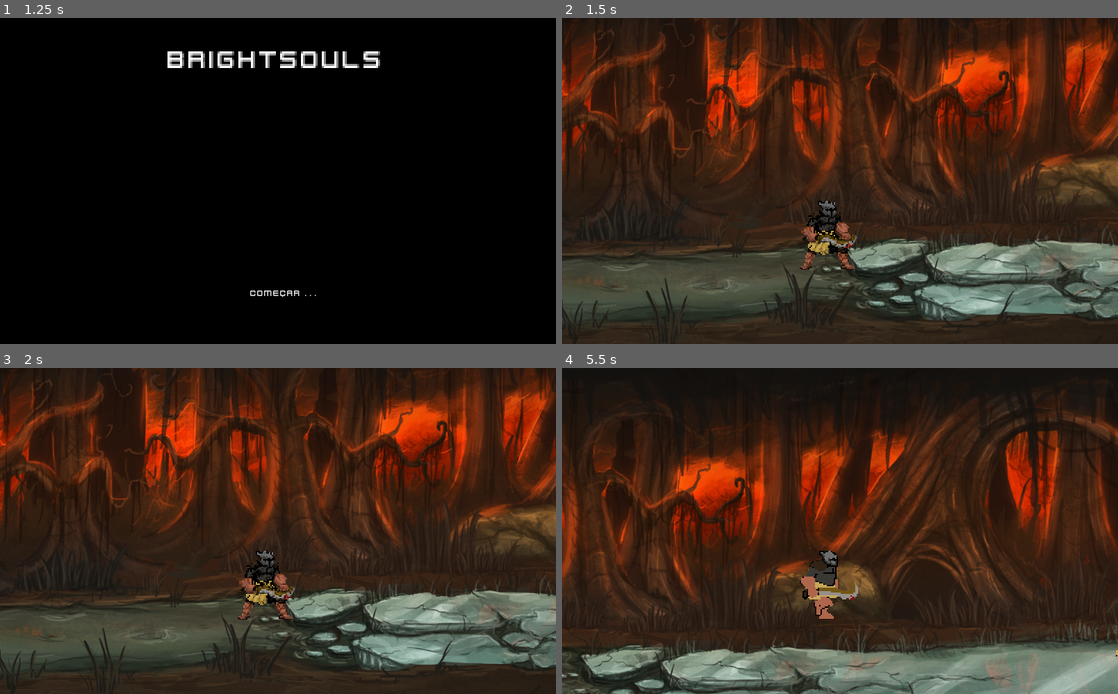
Above: before the commit, frames 1-4 (two rows, left to right).
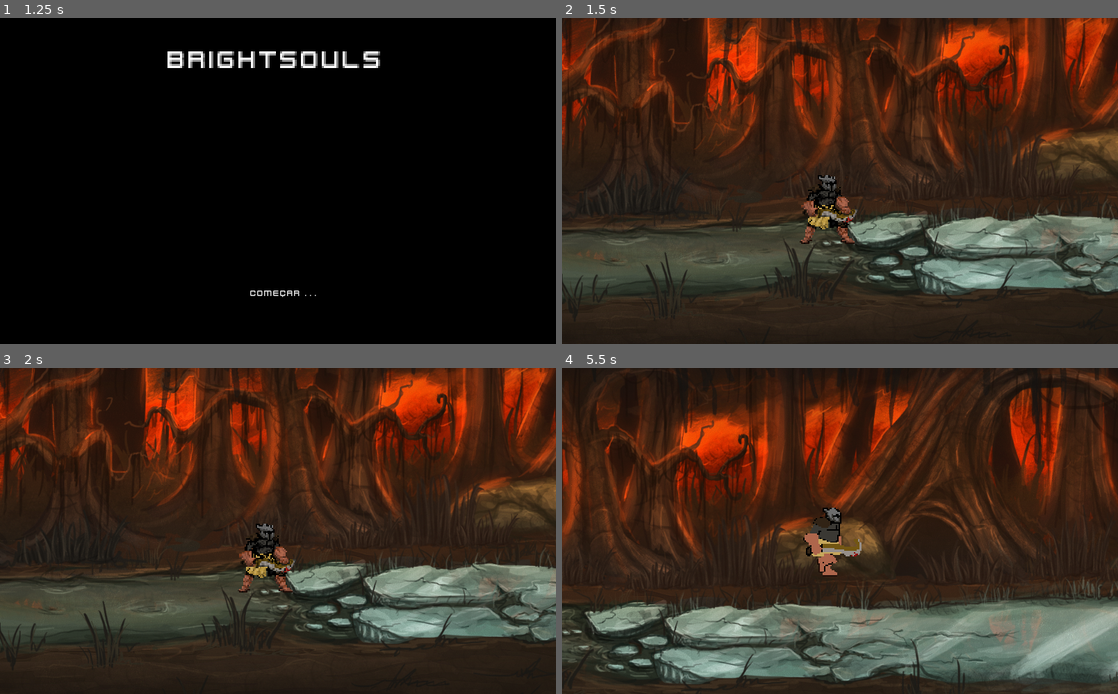
Above: after the commit, the same moments.

Repository: DouglasKosvoski/Bright
Game: Godot game, scene res://Scenes/MAIN_MENU.tscn
The game is run twice, just before and just after one commit, with the same random seed, the same clock (stepped at 60 frames per second) and the same inputs. The engine's default icon, where the game draws it, is replaced by a stand-in: a white triangle on a blue panel in a dark square.
Inputs (mouse positions are in pixels of both pictures, inside the frame that each line leads up to):
- Up to frame 1 (1.25 s): click "start" at 0.5 s
- Up to frame 2 (1.5 s): click "COMEÇAR . . ." at 1.25 s
- Up to frame 3 (2 s): no input
- Up to frame 4 (5.5 s): move the mouse to (962, 514) at 2.02 s; hold Ctrl (roll) 2.03-2.78 s; hold D (right) 2.03-3.53 s; tap Space (jump) at 2.27, 3.02, 4.52, 5.27 s; move the mouse to (728, 547) at 2.77 s; click (728, 547) at 2.85 s; tap Ctrl (roll) at 3.05, 4.35, 5.3 s; move the mouse to (895, 459) at 3.52 s; hold A (left) 3.53-4.28 s; hold Ctrl (roll) 3.53-4.28 s; move the mouse to (812, 596) at 4.27 s; hold D (right) from 4.28 s (still down); move the mouse to (1006, 579) at 5.02 s; press the mouse at (1006, 579) at 5.03 s

Frame 1 is identical in both runs. In frame 2, 45% of the frame differs, in the area x 0-100%, y 0-100%; in frame 3, 46%; in frame 4, 56%.

Commit message:
adicionado suavizacao de camera

Diff:
--- a/Scenes/PLAYER.tscn
+++ b/Scenes/PLAYER.tscn
@@ -8,15 +8,15 @@
 [ext_resource path="res://sprites/attack/player_ataque_1.png" type="Texture" id=6]
 [ext_resource path="res://sprites/attack/player_ataque_2.png" type="Texture" id=7]
 [ext_resource path="res://sprites/attack/player_ataque_3.png" type="Texture" id=8]
-[ext_resource path="res://sprites/walk/player_walk_1.png" type="Texture" id=9]
-[ext_resource path="res://sprites/walk/player_walk_2.png" type="Texture" id=10]
-[ext_resource path="res://sprites/walk/player_walk_3.png" type="Texture" id=11]
-[ext_resource path="res://sprites/walk/player_walk_4.png" type="Texture" id=12]
-[ext_resource path="res://sprites/roll/roll1.png" type="Texture" id=13]
-[ext_resource path="res://sprites/roll/roll2.png" type="Texture" id=14]
-[ext_resource path="res://sprites/roll/roll3.png" type="Texture" id=15]
-[ext_resource path="res://sprites/roll/roll4.png" type="Texture" id=16]
-[ext_resource path="res://sprites/roll/roll5.png" type="Texture" id=17]
+[ext_resource path="res://sprites/roll/roll1.png" type="Texture" id=9]
+[ext_resource path="res://sprites/roll/roll2.png" type="Texture" id=10]
+[ext_resource path="res://sprites/roll/roll3.png" type="Texture" id=11]
+[ext_resource path="res://sprites/roll/roll4.png" type="Texture" id=12]
+[ext_resource path="res://sprites/roll/roll5.png" type="Texture" id=13]
+[ext_resource path="res://sprites/walk/player_walk_1.png" type="Texture" id=14]
+[ext_resource path="res://sprites/walk/player_walk_2.png" type="Texture" id=15]
+[ext_resource path="res://sprites/walk/player_walk_3.png" type="Texture" id=16]
+[ext_resource path="res://sprites/walk/player_walk_4.png" type="Texture" id=17]
 
 [sub_resource type="RectangleShape2D" id=1]
 extents = Vector2( 20.8151, 27.6891 )
@@ -33,15 +33,15 @@
 "name": "attack",
 "speed": 8.0
 }, {
-"frames": [ ExtResource( 9 ), ExtResource( 10 ), ExtResource( 11 ), ExtResource( 12 ) ],
+"frames": [ ExtResource( 9 ), ExtResource( 10 ), ExtResource( 11 ), ExtResource( 12 ), ExtResource( 13 ) ],
+"loop": true,
+"name": "roll",
+"speed": 8.0
+}, {
+"frames": [ ExtResource( 14 ), ExtResource( 15 ), ExtResource( 16 ), ExtResource( 17 ) ],
 "loop": true,
 "name": "walk",
 "speed": 6.0
-}, {
-"frames": [ ExtResource( 13 ), ExtResource( 14 ), ExtResource( 15 ), ExtResource( 16 ), ExtResource( 17 ) ],
-"loop": true,
-"name": "roll",
-"speed": 8.0
 } ]
 
 [node name="PLAYER" type="Node2D"]
@@ -63,5 +63,8 @@
 frame = 2
 
 [node name="Camera2D" type="Camera2D" parent="KinematicBody2D"]
-position = Vector2( 7.99998, -40 )
+position = Vector2( 7.99998, -20 )
 current = true
+limit_smoothed = true
+smoothing_enabled = true
+smoothing_speed = 10.0
